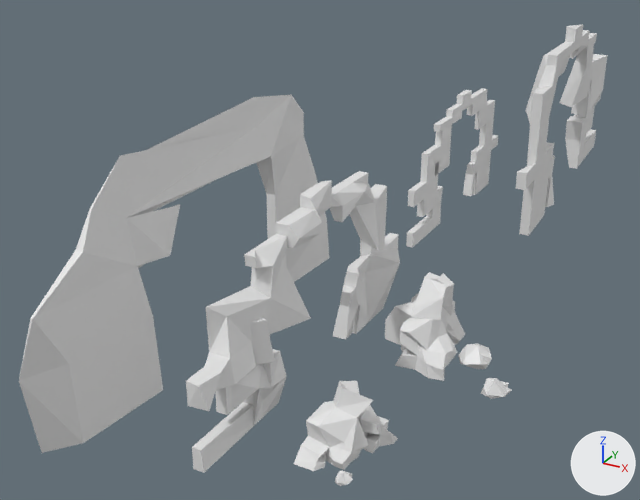
What one commit did to the Blender file Salisa/rubble.blend.
Camera for both pictures: a 50 mm camera at (16.0, -37.6, 29.2) aimed at (-14.8, 18.5, 1.2). Every picture has the same lights, and +X, +Y and +Z are marked at lower right.
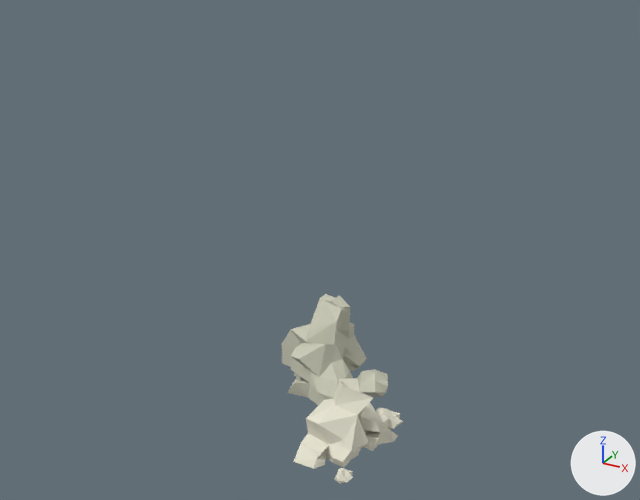
Changed parts and their boxes [x1, y1, x2, y2] in the pictures (640 x 500 px):
'Cube.010', deleted: before [19, 95, 330, 453]
'Cube.006', deleted: before [186, 171, 400, 473]
'Cube.003', reshaped, moved (70% wider, 77% taller): before [395, 318, 457, 381]; after [282, 294, 388, 406]
'Cube.009', deleted: before [516, 24, 608, 236]
'Cube.007', reshaped, moved (484% wider, 529% taller): before [335, 470, 353, 486]; after [293, 378, 403, 484]
'Cube.008', deleted: before [406, 88, 498, 247]
'Cube.001', deleted: before [294, 381, 398, 471]
'Cube.005', deleted: before [385, 272, 465, 345]
'Cube.004', deleted: before [458, 343, 492, 369]
'Cube.002', deleted: before [481, 378, 512, 399]
part 1 of me_cube_004, added: after [282, 294, 367, 371]
part 2 of me_cube_004, added: after [357, 369, 388, 397]
part 3 of me_cube_004, recoloured: before [395, 318, 457, 381]; after [287, 343, 353, 406]
part 4 of me_cube_008, added: after [293, 378, 373, 469]
part 5 of me_cube_008, added: after [358, 402, 398, 451]
part 6 of me_cube_008, added: after [376, 408, 403, 429]
part 7 of me_cube_008, recoloured: before [335, 470, 353, 486]; after [335, 468, 353, 484]

The change, as a diff of the scene's bpy script:
```diff
--- a/Salisa/rubble.blend.py
+++ b/Salisa/rubble.blend.py
@@ mat_material_003 @@
+mat_material_003 = diffuse_material('Material.003')
+mat_material_003.base_color = (0.8, 0.783, 0.648)  # white #e7e5d3
@@ mat_material_004 @@
+mat_material_004 = diffuse_material('Material.004')
+mat_material_004.base_color = (0.594, 0.594, 0.482)  # light grey #cbcbb8
@@ me_cube_004 @@
 # used by ob_cube_003; location = (-1.3, 8.98, 0.43); rotation_euler = (0.0, 0.0, -1.395), in degrees (0, 0, -80); scale = (0.85, 1.02, 0.851)
-me_cube_004.from_pydata(...)  # 40 vertices, 38 faces; spans x -1.16..1.91, y -2.3..1.31, z -1.0..2.83
+me_cube_004.from_pydata(...)  # 139 vertices, 129 faces; spans x -7.75..1.91, y -3.74..3.54, z -1.0..5.25
+# me_cube_004 part 1: a new loose piece of 73 vertices spanning x -7.75..-0.88, y -3.74..1.35, z -0.98..5.25, in mat_material_004 (light grey #cbcbb8)
+# me_cube_004 part 2: a new loose piece of 26 vertices spanning x -2.31..0.27, y 1.39..3.54, z -0.76..0.85, in mat_material_004 (light grey #cbcbb8)
+# me_cube_004 part 3: 38 faces spanning x -1.16..1.91, y -2.3..1.31, z -1.0..2.83 switch from mat_material_001 (white #e7e7e7) to mat_material_004 (light grey #cbcbb8)
@@ me_cube_008 @@
 # used by ob_cube_007; location = (-0.86, -4.3, 0.13); rotation_euler = (0.0, 0.0, -1.57), in degrees (0, 0, -90); scale = (0.317, 0.317, 0.317)
-me_cube_008.from_pydata(...)  # 26 vertices, 24 faces; spans x -1.0..1.6, y -1.45..1.63, z -1.01..1.06
+me_cube_008.from_pydata(...)  # 149 vertices, 137 faces; spans x -18.55..1.6, y -9.55..2.87, z -1.13..11.14
+# me_cube_008 part 4: a new loose piece of 57 vertices spanning x -13.9..0.15, y -9.55..0.65, z -1.05..11.14, in mat_material_003 (white #e7e5d2)
+# me_cube_008 part 5: a new loose piece of 40 vertices spanning x -16.19..-8.93, y -4.15..2.82, z -1.13..6.13, in mat_material_003 (white #e7e5d2)
+# me_cube_008 part 6: a new loose piece of 26 vertices spanning x -18.55..-13.98, y -2.7..2.87, z -0.7..2.93, in mat_material_003 (white #e7e5d2)
+# me_cube_008 part 7: 24 faces spanning x -1.0..1.6, y -1.45..1.63, z -1.01..1.06 switch from no material to mat_material_003 (white #e7e5d2)
@@ ob_cube_010 @@
-ob_cube_010 = bpy.data.objects.new('Cube.010', me_cube_011)
@@ ob_cube_006 @@
-ob_cube_006 = bpy.data.objects.new('Cube.006', me_cube_007)
@@ ob_cube_005 @@
-ob_cube_005 = bpy.data.objects.new('Cube.005', me_cube_006)
@@ ob_cube_002 @@
-ob_cube_002 = bpy.data.objects.new('Cube.002', me_cube_003)
@@ ob_cube_001 @@
-ob_cube_001 = bpy.data.objects.new('Cube.001', me_cube_001)
@@ ob_cube_003 @@
 ob_cube_003 = bpy.data.objects.new('Cube.003', me_cube_004)
-ob_cube_003.location = (-1.3, 8.98, 0.43)
+ob_cube_003.location = (-5.6, 2.75, 0.56)
 ob_cube_003.rotation_euler = (0.0, 0.0, -1.395)  # degrees (0, 0, -80)
@@ ob_cube_004 @@
-ob_cube_004 = bpy.data.objects.new('Cube.004', me_cube_005)
@@ ob_cube_007 @@
 ob_cube_007 = bpy.data.objects.new('Cube.007', me_cube_008)
-ob_cube_007.location = (-0.86, -4.3, 0.13)
+ob_cube_007.location = (-0.86, -4.3, 0.29)
 ob_cube_007.rotation_euler = (0.0, 0.0, -1.57)  # degrees (0, 0, -90)
@@ ob_cube_008 @@
-ob_cube_008 = bpy.data.objects.new('Cube.008', me_cube_009)
@@ ob_cube_009 @@
-ob_cube_009 = bpy.data.objects.new('Cube.009', me_cube_010)
```
